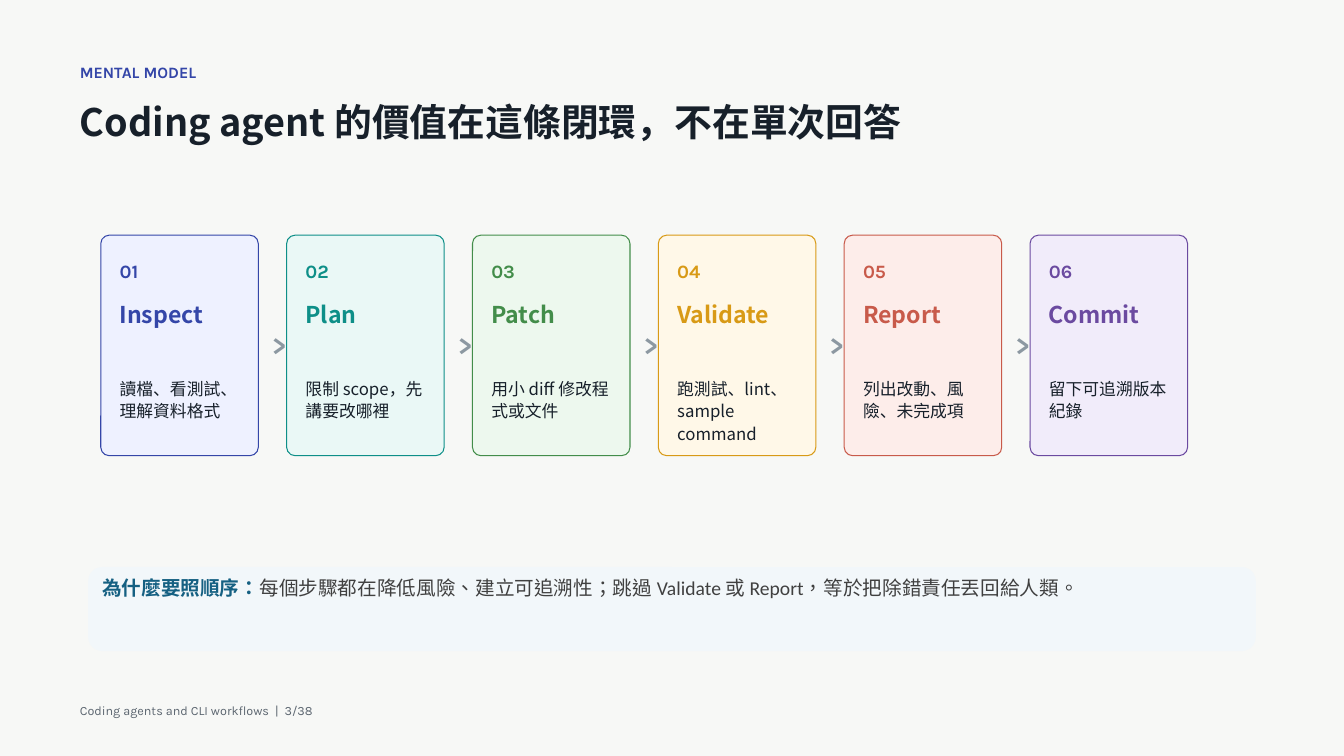
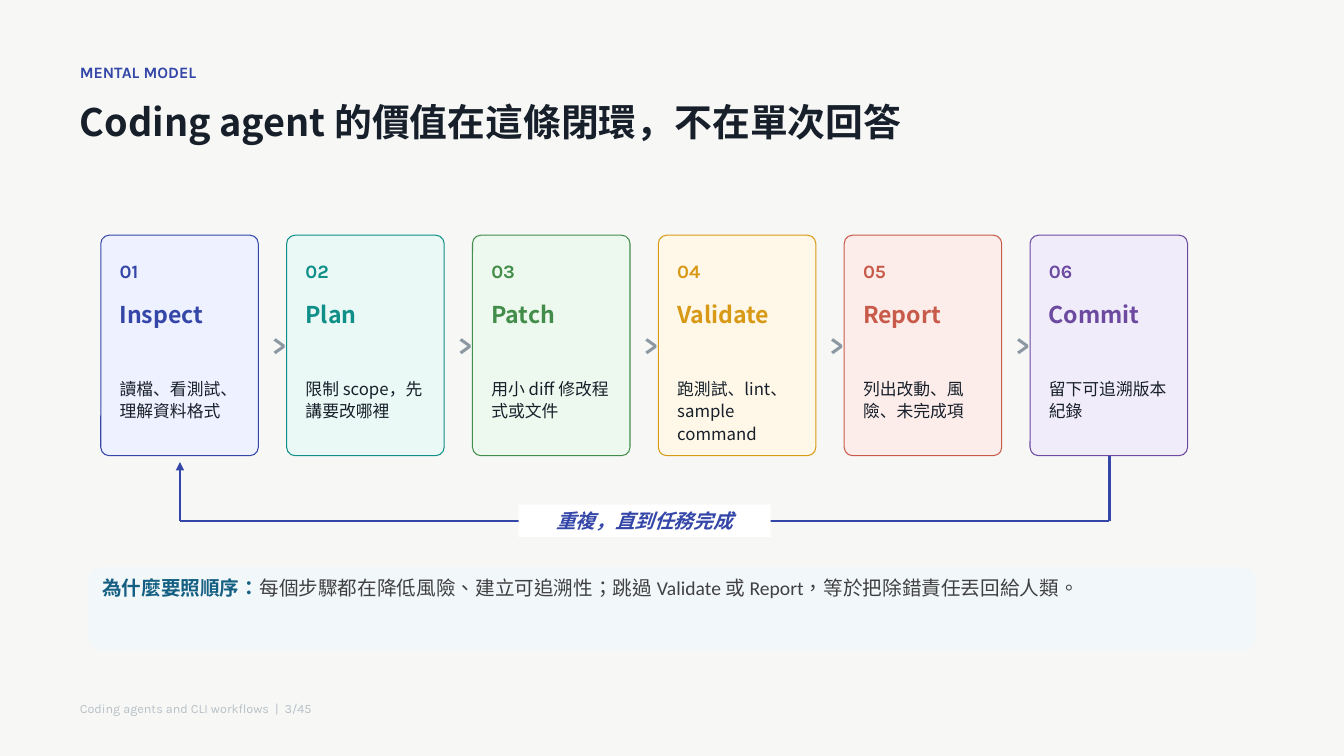
Before and after one commit to godkin1211/LLM_applications_on_BioMedicalData, a slide deck: slide 3 of slides/lesson-07-coding-agents-cli-workflows.pptx. Drawn at 1344x756 pixels with LibreOffice and Linux fonts; fonts in the diff are those of the drawing. Boxes give left, top, right and bottom in pixels: in the first picture for what was removed or moved away, otherwise in the second. Text is boxed around its words. In the diff, an @@ line names an element or a change of style, - is before the commit and + after.

Commit message:
Update lesson 07 coding agents slides

```diff
--- a/slides/lesson-07-coding-agents-cli-workflows.pptx
+++ b/slides/lesson-07-coding-agents-cli-workflows.pptx
@@ arrow added from (179, 521) to (179, 462), #3446A8 1.5 pt @@
@@ line added from (1110, 457) to (1110, 521), #3446A8 1.5 pt @@
@@ rectangle added at [519, 505, 771, 537], fill #FFFFFF, 14 pt, text #3446A8, bold, italic @@
+重複，直到任務完成
@@ line added from (179, 521) to (1110, 521), #3446A8 1.5 pt @@
@@ text at [80, 704, 312, 716]: text changed; text colour #5C6670 to #B7C0C7 @@
-Coding agents and CLI workflows | 3/38
+Coding agents and CLI workflows | 3/45
```
Also in this commit, not shown: 37 other slides changed, 8 slides added.
